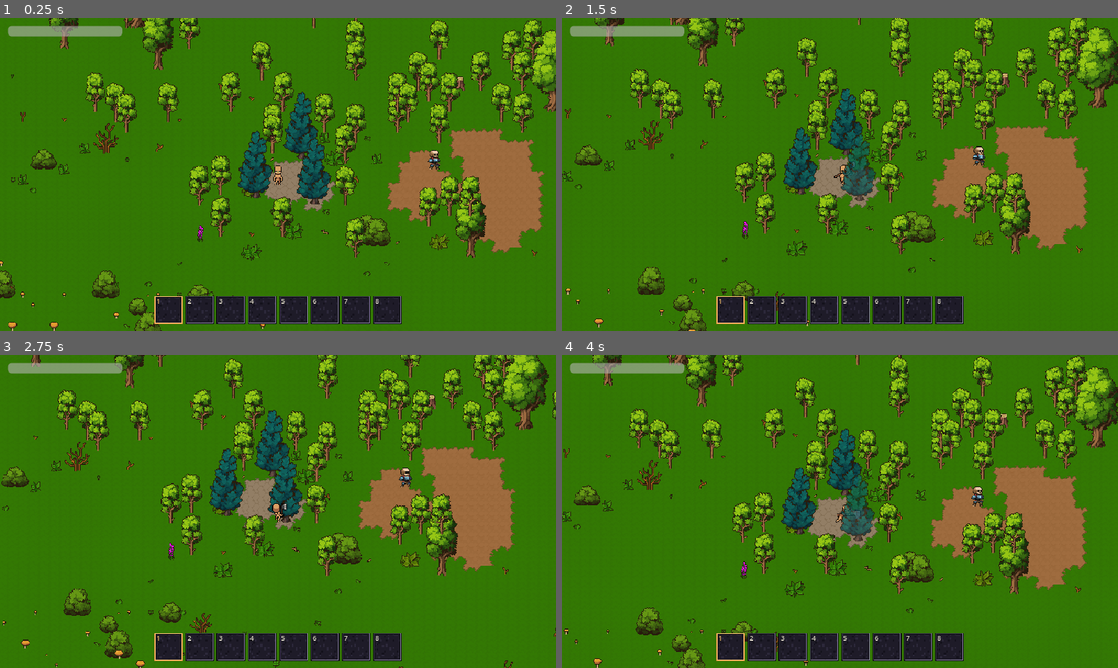
Above: before the commit, frames 1-4 (two rows, left to right).
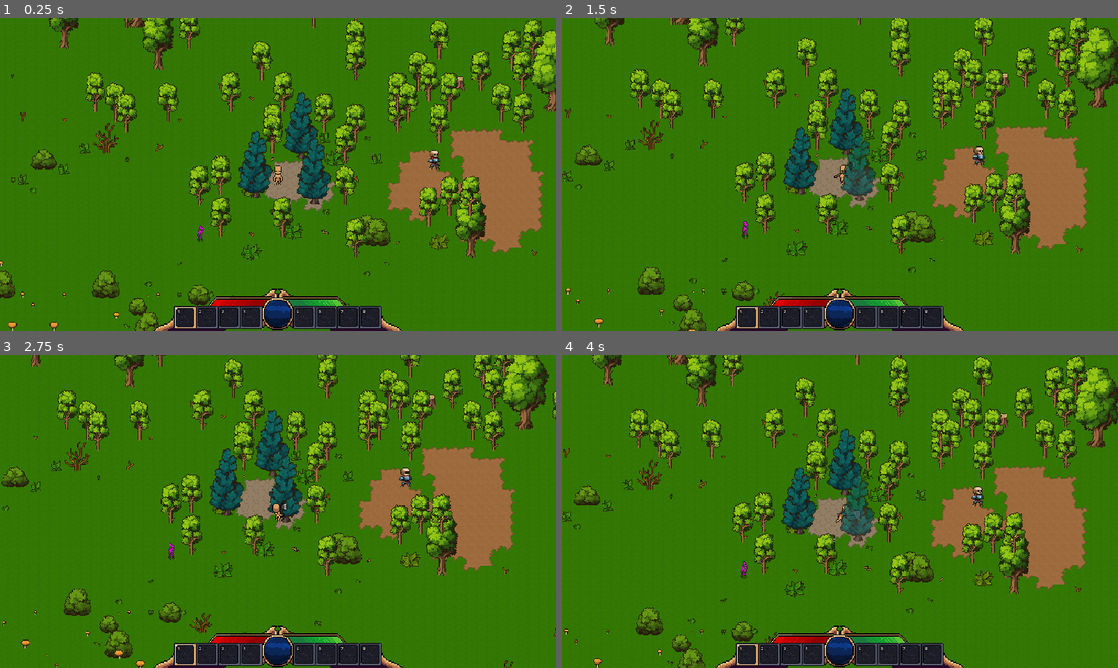
Above: after the commit, the same moments.

Repository: cwshields/pixel-rpg
Game: Godot game, scene res://scenes/main.tscn
Two runs of this game, one before a commit and one after it. Both use one fixed random seed, a clock stepped at 60 frames per second and the inputs below.
Inputs (mouse positions are in pixels of both pictures, inside the frame that each line leads up to):
- Up to frame 1 (0.25 s): no input
- Up to frame 2 (1.5 s): tap Enter at 0.5 s; move the mouse to (962, 158) at 0.52 s; hold D (move_right) 0.53-1.28 s; hold E (interact) 0.53-1.28 s; click (962, 158) at 0.67 s; move the mouse to (728, 190) at 1.27 s; hold S (move_down) from 1.28 s (still down); click (728, 190) at 1.35 s
- Up to frame 3 (2.75 s): tap E (interact) at 1.55 s; move the mouse to (333, 442) at 2.02 s; release S (move_down) at 2.03 s; hold D (move_right) from 2.03 s (still down); hold E (interact) from 2.03 s (still down); click (333, 442) at 2.17 s
- Up to frame 4 (4 s): move the mouse to (812, 574) at 2.77 s; release D (move_right) at 2.78 s; release E (interact) at 2.78 s; hold W (move_up) 2.78-3.53 s; tap Shift (sprint) at 2.85 s; click (812, 574) at 2.92 s; tap E (interact) at 3.05 s; move the mouse to (1006, 558) at 3.52 s; hold A (move_left) from 3.53 s (still down); hold E (interact) from 3.53 s (still down); tap 1 at 3.6 s; click (1006, 558) at 3.67 s

The runs differ from the first frame. In frame 1, 4.3% of the frame differs, in the area x 1-73%, y 2-100%; in frame 2, 4.3%; in frame 3, 4.3%; in frame 4, 4.3%.

Commit message:
feat: shader-driven HUD gauges + repositioned hotbar slots
The bottom bar art (Hotbar-UI-final.png) carries baked health/stamina/mana
fills; hotbar_gauges.gdshader on %BarArt dims each region as its pool
drains, so no ProgressBar nodes or separate bar frames are needed. hud.gd
just pushes a 0..1 ratio per pool from Events.{health,stamina,mana}_changed
(the latter two are new signals, unwired, and default to full).

The hotbar now drops interactive HotbarSlots onto the cells baked into the
bar art instead of laying out an HBoxContainer; each slot's frame texture
only shows while selected.

Claude-Session: https://claude.ai/code/session_01QgQa7hiKoVeRvRc98CAzqR

Diff:
--- a/scenes/ui/hud.tscn
+++ b/scenes/ui/hud.tscn
@@ -1,36 +1,51 @@
-[gd_scene load_steps=3 format=3]
+[gd_scene format=3 uid="uid://dtkarjiqahvss"]
 
-[ext_resource type="Script" path="res://scripts/ui/hud.gd" id="1"]
-[ext_resource type="Script" path="res://scripts/ui/hotbar.gd" id="2"]
+[ext_resource type="Script" uid="uid://bh1sktlxyuaxf" path="res://scripts/ui/hud.gd" id="1"]
+[ext_resource type="Script" uid="uid://k55lgkiwms6" path="res://scripts/ui/hotbar.gd" id="2"]
+[ext_resource type="Texture2D" uid="uid://cxjmuv177oi25" path="res://assets/UI/Hotbar-UI-final.png" id="3"]
+[ext_resource type="Shader" uid="uid://233pq44pk7og" path="res://shaders/hotbar_gauges.gdshader" id="4"]
 
-[node name="HUD" type="CanvasLayer"]
+[sub_resource type="ShaderMaterial" id="ShaderMaterial_hud"]
+shader = ExtResource("4")
+shader_parameter/health_fill = 1.0
+shader_parameter/stamina_fill = 1.0
+shader_parameter/mana_fill = 1.0
+shader_parameter/empty_dim = 0.16
+
+[node name="HUD" type="CanvasLayer" unique_id=1786383420]
 script = ExtResource("1")
 
-[node name="Margin" type="MarginContainer" parent="."]
-anchor_left = 0.0
-anchor_top = 0.0
-anchor_right = 0.0
-anchor_bottom = 0.0
-offset_right = 200.0
-offset_bottom = 40.0
-grow_horizontal = 1
-grow_vertical = 1
-theme_override_constants/margin_left = 12
-theme_override_constants/margin_top = 12
-theme_override_constants/margin_right = 12
-theme_override_constants/margin_bottom = 12
+[node name="Bar" type="Control" parent="." unique_id=468655491]
+layout_mode = 3
+anchors_preset = 7
+anchor_left = 0.5
+anchor_top = 1.0
+anchor_right = 0.5
+anchor_bottom = 1.0
+grow_horizontal = 2
+grow_vertical = 0
+mouse_filter = 2
 
-[node name="HealthBar" type="ProgressBar" parent="Margin"]
+[node name="BarArt" type="TextureRect" parent="Bar" unique_id=770818950]
 unique_name_in_owner = true
-custom_minimum_size = Vector2(160, 16)
-max_value = 30.0
-value = 30.0
-show_percentage = false
+material = SubResource("ShaderMaterial_hud")
+layout_mode = 0
+offset_left = -204.0
+offset_top = -66.0
+offset_right = 208.0
+mouse_filter = 2
+texture = ExtResource("3")
+expand_mode = 1
 
-[node name="Hotbar" type="Control" parent="."]
+[node name="Slots" type="Control" parent="Bar/BarArt" unique_id=1823007101]
+layout_mode = 1
 anchors_preset = 15
 anchor_right = 1.0
 anchor_bottom = 1.0
+offset_left = 46.0
+offset_top = 27.0
+offset_right = -46.097565
+offset_bottom = -5.0
 grow_horizontal = 2
 grow_vertical = 2
 mouse_filter = 2
--- a/scripts/autoload/event_bus.gd
+++ b/scripts/autoload/event_bus.gd
@@ -9,6 +9,11 @@
 
 signal player_spawned(player: Node)
 signal health_changed(entity: Node, current: float, max: float)
+## Player stamina / mana pools, consumed by the HUD bar shader. Nothing
+## emits these yet — the bar treats "never fired" as full. Wire them up
+## when those pools get a backing component.
+signal stamina_changed(entity: Node, current: float, max: float)
+signal mana_changed(entity: Node, current: float, max: float)
 signal entity_died(entity: Node)
 signal item_picked_up(item: Resource, amount: int)
 signal inventory_changed
--- a/scripts/ui/hotbar.gd
+++ b/scripts/ui/hotbar.gd
@@ -1,6 +1,6 @@
 class_name Hotbar
 extends Control
-## Always-on-screen tool bar pinned to the bottom of the viewport. Shows
+## Always-on-screen tool bar, laid over the bottom-centre bar art. Shows
 ## the first `slot_count` slots of GameManager.player's inventory, with a
 ## highlighted "active" slot the player picks by:
 ##   * pressing a number key (1..9 -> slot 0..8), or
@@ -10,21 +10,30 @@
 ##
 ## Hides itself whenever any UIManager screen (inventory, pause...) is
 ## open, and ignores input while not PLAYING.
+##
+## The slot cells, frame and gauges are all painted into the parent
+## TextureRect's art (Hotbar-UI-final.png, authored at 256x41, drawn 3x).
+## This node just drops interactive HotbarSlots on top of the eight baked
+## cells — four either side of the mana orb — and lets the art show
+## through except for the selected slot's highlight.
 
 const SLOT_TEX := "res://assets/UI/kit/slot_hotbar.png"
 const SLOT_TEX_SELECTED := "res://assets/UI/kit/slot_hotbar_selected.png"
-## Nine-patch border of slot_hotbar.png, in texture pixels (see README_UIKIT.md).
-const SLOT_PATCH_MARGIN := 5
+## Nine-patch border of the slot textures, in texture pixels (see README_UIKIT.md).
+const SLOT_PATCH_MARGIN := 0
 
-@export var slot_count: int = 8
-@export var slot_size: int = 44
-@export var separation: int = 4
-## Gap between the bar and the bottom edge of the screen, in pixels.
-@export var bottom_margin: int = 10
+## Scale the parent art is drawn at, and the native slot-frame texture size.
+const ART_SCALE := 2.0
+const SLOT_PX := 17.5
+## Centre X of each baked cell in source-art pixels (cols 0..3 left of the
+## orb, 4..7 right of it); centre Y is shared. Measured from the art.
+const CELL_CENTERS_X := [7.5, 24.25, 41.5, 58, 99, 116, 133, 150]
+const CELL_CENTER_Y := 9
+
+@export_range(1, 8) var slot_count: int = 8
 ## Flip if wheel-up should advance instead of go back.
 @export var invert_scroll: bool = false
 
-var _box: HBoxContainer
 var _slots: Array[HotbarSlot] = []
 var _selected: int = 0
 
@@ -35,25 +44,15 @@
 	var tex_normal := _try_load(SLOT_TEX)
 	var tex_selected := _try_load(SLOT_TEX_SELECTED)
 
-	_box = HBoxContainer.new()
-	_box.add_theme_constant_override("separation", separation)
-	_box.mouse_filter = Control.MOUSE_FILTER_IGNORE
-	add_child(_box)
-	for i in slot_count:
-		var s := HotbarSlot.new(slot_size, i + 1, tex_normal, tex_selected, SLOT_PATCH_MARGIN)
-		_box.add_child(s)
+	var count: int = mini(slot_count, CELL_CENTERS_X.size())
+	var slot_screen_px := int(SLOT_PX * ART_SCALE)
+	for i in count:
+		var s := HotbarSlot.new(slot_screen_px, i + 1, tex_normal, tex_selected, SLOT_PATCH_MARGIN)
+		s.position = Vector2(
+			(float(CELL_CENTERS_X[i]) - SLOT_PX / 2.0) * ART_SCALE,
+			(CELL_CENTER_Y - SLOT_PX / 2.0) * ART_SCALE)
+		add_child(s)
 		_slots.append(s)
-
-	# Pin the row centred along the bottom edge.
-	_box.anchor_left = 0.5
-	_box.anchor_right = 0.5
-	_box.anchor_top = 1.0
-	_box.anchor_bottom = 1.0
-	var row_w: float = slot_count * slot_size + (slot_count - 1) * separation
-	_box.offset_left = -row_w / 2.0
-	_box.offset_right = row_w / 2.0
-	_box.offset_top = -slot_size - bottom_margin
-	_box.offset_bottom = -bottom_margin
 
 	Events.inventory_changed.connect(refresh)
 	Events.player_spawned.connect(func(_p: Node) -> void: refresh())
--- a/scripts/ui/hotbar_slot.gd
+++ b/scripts/ui/hotbar_slot.gd
@@ -2,10 +2,12 @@
 extends Control
 ## One cell of the on-screen Hotbar. Built entirely in code by hotbar.gd
 ## (no scene file) so the whole widget is one script to reason about.
-## Shows a framed slot, the item icon + stack count, and the hotkey digit
-## in the corner; swaps its frame texture when selected.
+## Shows the item icon + stack count and the hotkey digit in the corner.
+## The slot cell itself is part of the bar art, so the background is a
+## no-op tint and the frame texture only appears while the slot is
+## selected.
 
-const _BG_COLOR := Color(0.12, 0.11, 0.16, 0.9)
+const _BG_COLOR := Color(0.12, 0.11, 0.16, 0.0)
 
 var _bg: ColorRect
 var _frame: NinePatchRect
@@ -33,17 +35,18 @@
 	_frame = NinePatchRect.new()
 	_frame.set_anchors_preset(Control.PRESET_FULL_RECT)
 	_frame.mouse_filter = Control.MOUSE_FILTER_IGNORE
-	_frame.texture = _tex_normal
+	_frame.texture = _tex_selected
+	_frame.visible = false
 	for side in [SIDE_LEFT, SIDE_TOP, SIDE_RIGHT, SIDE_BOTTOM]:
 		_frame.set_patch_margin(side, _patch_margin)
 	add_child(_frame)
 
 	_icon = TextureRect.new()
 	_icon.set_anchors_preset(Control.PRESET_FULL_RECT)
-	_icon.offset_left = 6
-	_icon.offset_top = 6
-	_icon.offset_right = -6
-	_icon.offset_bottom = -6
+	_icon.offset_left = 9
+	_icon.offset_top = 9
+	_icon.offset_right = -9
+	_icon.offset_bottom = -9
 	_icon.expand_mode = TextureRect.EXPAND_IGNORE_SIZE
 	_icon.stretch_mode = TextureRect.STRETCH_KEEP_ASPECT_CENTERED
 	_icon.texture_filter = CanvasItem.TEXTURE_FILTER_NEAREST
@@ -51,13 +54,13 @@
 	add_child(_icon)
 
 	_key_label = _make_label(str(hotkey), HORIZONTAL_ALIGNMENT_LEFT)
-	_key_label.offset_left = 3
-	_key_label.offset_top = 1
+	_key_label.offset_left = 5
+	_key_label.offset_top = 2
 	add_child(_key_label)
 
 	_qty_label = _make_label("", HORIZONTAL_ALIGNMENT_RIGHT)
-	_qty_label.offset_right = -3
-	_qty_label.offset_bottom = -1
+	_qty_label.offset_right = -4
+	_qty_label.offset_bottom = -2
 	_qty_label.vertical_alignment = VERTICAL_ALIGNMENT_BOTTOM
 	add_child(_qty_label)
 
@@ -67,10 +70,10 @@
 	l.set_anchors_preset(Control.PRESET_FULL_RECT)
 	l.horizontal_alignment = halign
 	l.mouse_filter = Control.MOUSE_FILTER_IGNORE
-	l.add_theme_font_size_override("font_size", 10)
+	l.add_theme_font_size_override("font_size", 8)
 	l.add_theme_color_override("font_color", Color(0.91, 0.88, 0.82))
 	l.add_theme_color_override("font_outline_color", Color(0.05, 0.05, 0.08))
-	l.add_theme_constant_override("outline_size", 4)
+	l.add_theme_constant_override("outline_size", 6)
 	return l
 
 func set_item(item: ItemBase, quantity: int) -> void:
@@ -78,6 +81,6 @@
 	_qty_label.text = str(quantity) if quantity > 1 else ""
 
 func set_selected(selected: bool) -> void:
-	_frame.texture = _tex_selected if selected and _tex_selected else _tex_normal
+	_frame.visible = selected and _tex_selected != null
 	_key_label.add_theme_color_override(
 		"font_color", Color(1.0, 0.78, 0.47) if selected else Color(0.91, 0.88, 0.82))
--- a/scripts/ui/hud.gd
+++ b/scripts/ui/hud.gd
@@ -1,16 +1,45 @@
 class_name HUD
 extends CanvasLayer
-## Always-on-screen UI: health bar and anything else that should be
-## visible outside of a toggled menu. Listens to Events instead of
-## holding a direct player reference so it survives the player
-## respawning/being reassigned.
+## Always-on-screen UI. The bottom bar art (Hotbar-UI-final.png) has the
+## health / stamina / mana fills painted straight into it; the shader on
+## %BarArt erases them as those pools drain. This script only ever feeds
+## that shader a 0..1 ratio per pool — it never touches the texture.
+##
+## Listens on Events rather than holding a player reference so it survives
+## the player respawning / being reassigned. Stamina and mana have no
+## backing system yet: until something emits those signals the shader
+## keeps its default (full).
 
-@onready var health_bar: ProgressBar = %HealthBar
+@onready var _bar_mat: ShaderMaterial = (%BarArt as TextureRect).material as ShaderMaterial
+
+# (current, max) per pool; max 0 is treated as empty to avoid div-by-zero.
+var _health := Vector2(1.0, 1.0)
+var _stamina := Vector2(1.0, 1.0)
+var _mana := Vector2(1.0, 1.0)
 
 func _ready() -> void:
 	Events.health_changed.connect(_on_health_changed)
+	Events.stamina_changed.connect(_on_stamina_changed)
+	Events.mana_changed.connect(_on_mana_changed)
+	_push(&"health_fill", _health)
+	_push(&"stamina_fill", _stamina)
+	_push(&"mana_fill", _mana)
 
-func _on_health_changed(entity: Node, current: float, max_health: float) -> void:
+func _on_health_changed(entity: Node, current: float, max_value: float) -> void:
 	if entity == GameManager.player:
-		health_bar.max_value = max_health
-		health_bar.value = current
+		_health = Vector2(current, max_value)
+		_push(&"health_fill", _health)
+
+func _on_stamina_changed(entity: Node, current: float, max_value: float) -> void:
+	if entity == GameManager.player:
+		_stamina = Vector2(current, max_value)
+		_push(&"stamina_fill", _stamina)
+
+func _on_mana_changed(entity: Node, current: float, max_value: float) -> void:
+	if entity == GameManager.player:
+		_mana = Vector2(current, max_value)
+		_push(&"mana_fill", _mana)
+
+func _push(param: StringName, cur_max: Vector2) -> void:
+	var ratio := 0.0 if cur_max.y <= 0.0 else clampf(cur_max.x / cur_max.y, 0.0, 1.0)
+	_bar_mat.set_shader_parameter(param, ratio)
--- /dev/null
+++ b/shaders/hotbar_gauges.gdshader
@@ -0,0 +1,72 @@
+shader_type canvas_item;
+render_mode blend_mix;
+
+// Erases the health / stamina / mana fills that are painted into
+// assets/UI/Hotbar-UI-final.png as those pools drain, leaving the frame,
+// slot cells, gauntlets and the gold orb ring untouched. hud.gd feeds the
+// three *_fill uniforms a 0..1 ratio (current / max) via
+// set_shader_parameter(); the texture itself is never modified.
+//
+// All regions below are in SOURCE-TEXTURE PIXELS (the art is 256x41) and
+// only need re-measuring if the bar art is redrawn. See shaders/README.md.
+
+// 0.0 = fully drained, 1.0 = full.
+uniform float health_fill  : hint_range(0.0, 1.0) = 1.0;
+uniform float stamina_fill : hint_range(0.0, 1.0) = 1.0;
+uniform float mana_fill    : hint_range(0.0, 1.0) = 1.0;
+
+// How dark a drained pixel goes: 0.0 = near-black, 1.0 = untouched.
+// A little residual colour reads as an empty channel rather than a
+// punched-through hole to whatever is behind the HUD.
+uniform float empty_dim : hint_range(0.0, 1.0) = 0.16;
+
+// Health bar: horizontal band left of the orb. x = (outer edge, inner
+// edge); "emptying toward the centre" means the outer tip empties first
+// and the last sliver sits against the orb.
+const vec2 HEALTH_X = vec2(62.0, 118.0);
+const vec2 HEALTH_Y = vec2(9.0, 19.0);
+
+// Stamina bar: mirror image, right of the orb (outer edge is the higher x).
+const vec2 STAMINA_X = vec2(190.0, 134.0);
+const vec2 STAMINA_Y = vec2(9.0, 19.0);
+
+// Mana orb: circular fill whose surface falls straight down as it drains.
+const vec2 MANA_X = vec2(110.0, 143.0);
+const vec2 MANA_TOP_BOTTOM = vec2(11.0, 38.0);
+
+// Loose hue tests so the hatched/gradient fill pixels all count, while the
+// gold ring, dark frame and skin tones do not.
+bool is_reddish(vec3 c)  { return c.r - c.g > 0.20 && c.r - c.b > 0.20 && c.r > 0.30; }
+bool is_greenish(vec3 c) { return c.g - c.r > 0.15 && c.g - c.b > 0.12 && c.g > 0.30; }
+bool is_bluish(vec3 c)   { return c.b - c.r > 0.10 && c.b - c.g > 0.05 && c.b > 0.12; }
+
+void fragment() {
+	vec4 col = texture(TEXTURE, UV);
+	vec2 px = UV / TEXTURE_PIXEL_SIZE; // UV -> source pixel coords
+	float drained = 0.0;
+
+	// Health: frac runs 0 at the outer tip to 1 at the orb; the outer tip
+	// drains first, so hide anything past the remaining fill.
+	if (px.x >= min(HEALTH_X.x, HEALTH_X.y) && px.x <= max(HEALTH_X.x, HEALTH_X.y)
+			&& px.y >= HEALTH_Y.x && px.y <= HEALTH_Y.y && is_reddish(col.rgb)) {
+		float frac = clamp((px.x - HEALTH_X.x) / (HEALTH_X.y - HEALTH_X.x), 0.0, 1.0);
+		if (frac < 1.0 - health_fill) drained = 1.0;
+	}
+
+	// Stamina: same, mirrored about the orb.
+	if (px.x >= min(STAMINA_X.x, STAMINA_X.y) && px.x <= max(STAMINA_X.x, STAMINA_X.y)
+			&& px.y >= STAMINA_Y.x && px.y <= STAMINA_Y.y && is_greenish(col.rgb)) {
+		float frac = clamp((px.x - STAMINA_X.x) / (STAMINA_X.y - STAMINA_X.x), 0.0, 1.0);
+		if (frac < 1.0 - stamina_fill) drained = 1.0;
+	}
+
+	// Mana: surface sits at the top when full, at the bottom when empty;
+	// hide any blue pixel above it.
+	if (px.x >= MANA_X.x && px.x <= MANA_X.y && is_bluish(col.rgb)) {
+		float surface = mix(MANA_TOP_BOTTOM.x, MANA_TOP_BOTTOM.y, 1.0 - mana_fill);
+		if (px.y < surface) drained = 1.0;
+	}
+
+	col.rgb = mix(col.rgb, col.rgb * empty_dim, drained);
+	COLOR = col;
+}
Binary file added: assets/UI/Hotbar-UI-final.png
Not shown, added: assets/UI/Hotbar-UI-final.png.import
Binary file changed: assets/UI/kit/icon_heart.png
Binary file changed: assets/UI/kit/slot_hotbar_selected.png
Not shown, added: shaders/hotbar_gauges.gdshader.uid
Not shown, changed: shaders/README.md
